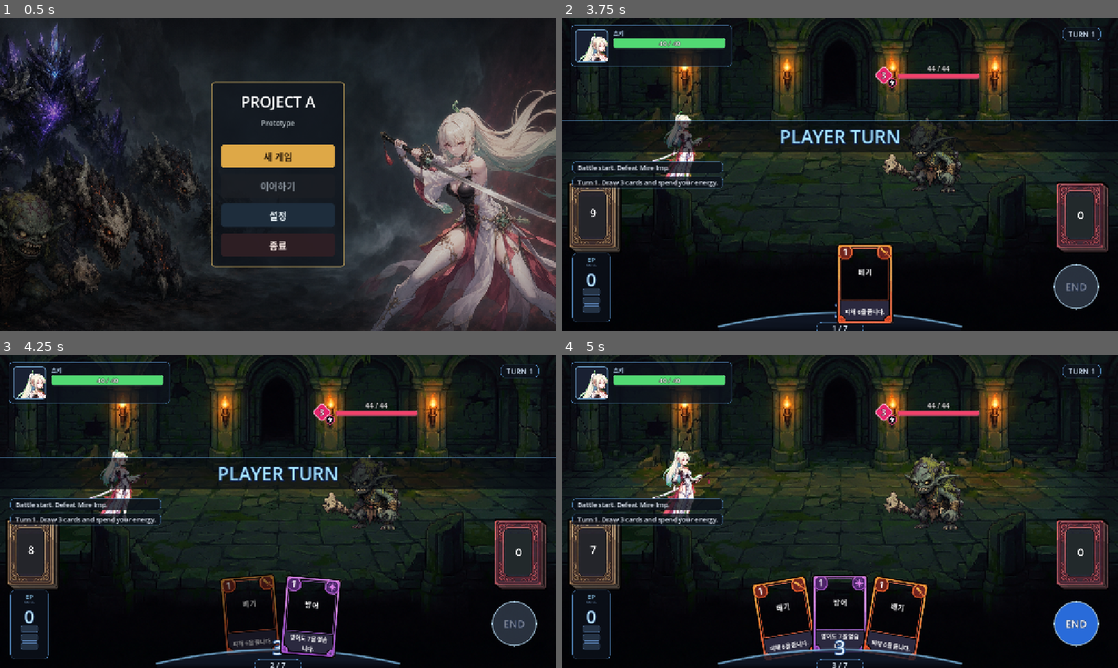
Above: before the commit, frames 1-4 (two rows, left to right).
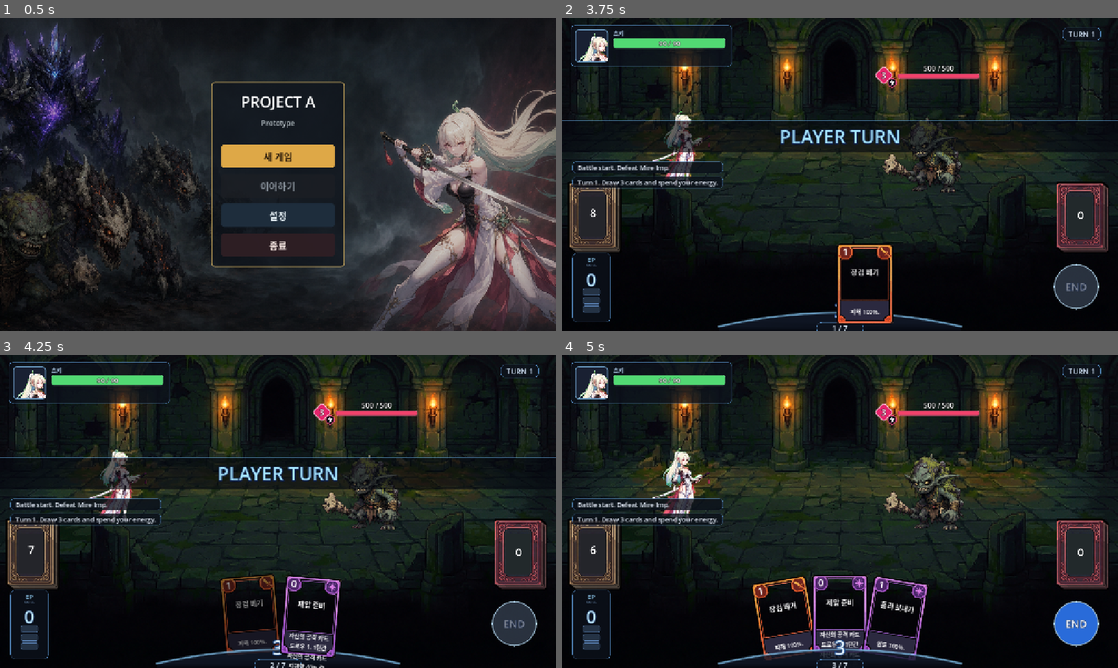
Above: after the commit, the same moments.

Repository: lbk0827/Project_A
Game: Godot game, scene res://scenes/core/main/title_screen.tscn
The game is run twice, just before and just after one commit, with the same random seed, the same clock (stepped at 60 frames per second) and the same inputs.
Inputs (mouse positions are in pixels of both pictures, inside the frame that each line leads up to):
- Up to frame 1 (0.5 s): no input
- Up to frame 2 (3.75 s): click "새 게임" at 0.5 s; click "Start" at 1.25 s; click "Start" at 2 s; click "Battle" at 2.75 s; click "Enter Battle" at 3.5 s
- Up to frame 3 (4.25 s): no input
- Up to frame 4 (5 s): tap Enter (ui_accept) at 4.25, 4.52 s; move the mouse to (962, 495) at 4.27 s; hold Right (ui_right) from 4.28 s (still down); click (962, 495) at 4.42 s

Frame 1 is identical in both runs. In frame 2, 0.3% of the frame differs, in the area x 5-71%, y 7-96%; in frame 3, 0.7%; in frame 4, 1.4%, in the area x 5-71%, y 7-98%.

Commit message:
츠키 개인 카드를 실제 스탯(공격력 %·치명)으로 플레이하도록 배선
프로토타입 고정 카드에서 벗어나, 츠키가 자신의 카드 덱을 실제 스탯 기반
수치로 플레이하도록 효과 런타임을 확장했다. 다중 적과 고급 키워드(영감/
보존/유일/강화)는 이후 단계로 남긴다.

주요 변경
- PlayerStats.tres를 츠키 티어1로 설정(공격 160/방어 45/체력 90/치명
  3%/치명피해 1.25). RunState 시작 HP도 90으로.
- 효과 실행기 확장:
  - 피해 = 공격력 × percent, 이번 턴 공격 버프 반영 후 치명 굴림(×치명피해).
    치명 시 강조 팝업.
  - 실드 = 방어력 × percent.
  - 버프(제압 준비: 이번 턴 공격 카드 피해 +40%), 타입 지정 드로우(공격
    카드), 에너지. 미지원 고급 효과 타입은 무시(카드는 정상 플레이).
- character_cards.json에서 츠키 카드를 런타임 CardData로 로드하는 라이브
  러리 추가. 프로토타입 .tres 카드 상수 제거. requires_target은 단일 적
  피해 효과 유무로 유추.
- RunState 기본 덱을 츠키 덱 9장으로 교체.
- 새 데미지 스케일에 맞춰 몬스터 HP 리스케일(placeholder): Mire Imp 500,
  Bone Crawler 800, Abyssal Crown Guardian 2500. 스탯 테이블도 갱신.

메모
- '모든 적' 카드는 당분간 단일 적 타격. 몬스터 밸런스는 placeholder.

Co-Authored-By: Claude Fable 5 <noreply@anthropic.com>

Diff:
--- a/project-a/data/generated/monster_stats.json
+++ b/project-a/data/generated/monster_stats.json
@@ -2,7 +2,7 @@
 	{
 		"id": "mire_imp",
 		"display_name": "Mire Imp",
-		"max_hp": 44,
+		"max_hp": 500,
 		"attack_power": 0,
 		"defense_power": 0,
 		"crit_rate": 0.0,
@@ -11,7 +11,7 @@
 	{
 		"id": "bone_crawler",
 		"display_name": "Bone Crawler",
-		"max_hp": 52,
+		"max_hp": 800,
 		"attack_power": 0,
 		"defense_power": 0,
 		"crit_rate": 0.0,
@@ -20,7 +20,7 @@
 	{
 		"id": "abyssal_crown_guardian",
 		"display_name": "Abyssal Crown Guardian",
-		"max_hp": 160,
+		"max_hp": 2500,
 		"attack_power": 0,
 		"defense_power": 0,
 		"crit_rate": 0.0,
@@ -29,7 +29,7 @@
 	{
 		"id": "monster_dummy",
 		"display_name": "Training Goblin",
-		"max_hp": 44,
+		"max_hp": 500,
 		"attack_power": 0,
 		"defense_power": 0,
 		"crit_rate": 0.0,
--- a/project-a/data/monsters/AbyssalCrownGuardianStats.tres
+++ b/project-a/data/monsters/AbyssalCrownGuardianStats.tres
@@ -6,7 +6,7 @@
 script = ExtResource("1_stats")
 id = "abyssal_crown_guardian"
 display_name = "Abyssal Crown Guardian"
-max_hp = 160
+max_hp = 2500
 attack_power = 0
 defense_power = 0
 starting_energy = 0
--- a/project-a/data/monsters/BoneCrawlerStats.tres
+++ b/project-a/data/monsters/BoneCrawlerStats.tres
@@ -6,4 +6,4 @@
 script = ExtResource("1_stats")
 id = "bone_crawler"
 display_name = "Bone Crawler"
-max_hp = 52
+max_hp = 800
--- a/project-a/data/monsters/MireImpStats.tres
+++ b/project-a/data/monsters/MireImpStats.tres
@@ -6,4 +6,4 @@
 script = ExtResource("1_stats")
 id = "mire_imp"
 display_name = "Mire Imp"
-max_hp = 44
+max_hp = 500
--- a/project-a/data/player/PlayerStats.tres
+++ b/project-a/data/player/PlayerStats.tres
@@ -6,7 +6,9 @@
 script = ExtResource("1_3q5wk")
 id = "tsuki"
 display_name = "츠키"
-max_hp = 40
-attack_power = 0
-defense_power = 0
+max_hp = 90
+attack_power = 160
+defense_power = 45
 starting_energy = 3
+crit_rate = 0.03
+crit_damage = 1.25
--- a/project-a/scripts/core/ingame.gd
+++ b/project-a/scripts/core/ingame.gd
@@ -17,6 +17,7 @@
 const BATTLE_UI_SCENE := preload("res://scenes/ui/battle_ui.tscn")
 const CARD_VIEW_SCENE := preload("res://scenes/ui/cards/CardView.tscn")
 const DAMAGE_TO_ENEMY_COLOR := Color(1.0, 0.9, 0.4)
+const CRIT_COLOR := Color(1.0, 0.5, 0.1)
 const DAMAGE_TO_PLAYER_COLOR := Color(1.0, 0.35, 0.35)
 const BLOCK_GAIN_COLOR := Color(0.55, 0.8, 1.0)
 const BLOCKED_HIT_COLOR := Color(0.7, 0.75, 0.85)
@@ -30,16 +31,7 @@
 	"bone_crawler": BONE_CRAWLER_DATA,
 	"abyssal_crown_guardian": ABYSSAL_CROWN_GUARDIAN_DATA,
 }
-const CARD_SLASH := preload("res://data/cards/Slash.tres")
-const CARD_GUARD := preload("res://data/cards/Guard.tres")
-const CARD_FOCUS := preload("res://data/cards/Focus.tres")
-const CARD_HEAVY_SLASH := preload("res://data/cards/HeavySlash.tres")
-const CARD_LIBRARY := {
-	"slash": CARD_SLASH,
-	"guard": CARD_GUARD,
-	"focus": CARD_FOCUS,
-	"heavy_slash": CARD_HEAVY_SLASH,
-}
+const CHARACTER_CARDS_PATH := "res://data/generated/character_cards.json"
 const MAP_SCENE_PATH := "res://scenes/map/map_screen.tscn"
 
 @onready var heroine: CharacterBody2D = $Heroine
@@ -60,6 +52,9 @@
 var enemy_hp := 0
 var enemy_block := 0
 var energy := 0
+# Temporary +% bonus to Tsuki's attack-card damage for the current turn.
+var _attack_damage_bonus_percent := 0
+var card_library: Dictionary = {}
 var turn_number := 1
 var enemy_intent_index := 0
 var enemy_action_count_remaining := 0
@@ -85,10 +80,38 @@
 	return get_node_or_null("/root/RunState")
 
 func _ready():
+	card_library = _load_card_library()
 	_setup_scene()
 	_setup_monster(_get_selected_monster_data())
 	_build_ui()
 	_start_battle()
+
+func _load_card_library() -> Dictionary:
+	var library: Dictionary = {}
+	var file := FileAccess.open(CHARACTER_CARDS_PATH, FileAccess.READ)
+	if file == null:
+		return library
+	var parsed: Variant = JSON.parse_string(file.get_as_text())
+	file.close()
+	if not (parsed is Array):
+		return library
+	for entry in parsed:
+		var card := CardData.new()
+		card.id = String(entry.get("id", ""))
+		card.display_name = String(entry.get("display_name", ""))
+		card.cost = int(entry.get("cost", 0))
+		card.text = String(entry.get("text", ""))
+		card.card_type = StringName(String(entry.get("card_type", "skill")))
+		card.effects = entry.get("effects", [])
+		card.requires_target = _derive_requires_target(card.effects)
+		library[card.id] = card
+	return library
+
+func _derive_requires_target(effects: Array) -> bool:
+	for effect in effects:
+		if String(effect.get("type", "")) == "damage" and String(effect.get("target", "enemy")) == "enemy":
+			return true
+	return false
 
 func _setup_scene():
 	player_home_position = heroine.global_position
@@ -190,6 +213,7 @@
 	combat_sequence_active = true
 	player_block = 0
 	energy = PLAYER_STATS.starting_energy
+	_attack_damage_bonus_percent = 0
 	if not is_first_turn:
 		turn_number += 1
 	_log("Turn %d. Draw %d cards and spend your energy." % [turn_number, DRAW_CARDS_PER_TURN])
@@ -205,17 +229,13 @@
 	var run_state := _run_state()
 	if run_state != null:
 		for card_id in run_state.get_deck():
-			if CARD_LIBRARY.has(card_id):
-				deck.append(CARD_LIBRARY[card_id])
+			if card_library.has(card_id):
+				deck.append(card_library[card_id])
 	if deck.is_empty():
-		# Fallback when the scene is run directly without a RunState deck.
-		for _i in range(4):
-			deck.append(CARD_SLASH)
-		for _i in range(3):
-			deck.append(CARD_GUARD)
-		for _i in range(2):
-			deck.append(CARD_FOCUS)
-		deck.append(CARD_HEAVY_SLASH)
+		# Fallback when the scene is run directly without a RunState deck:
+		# one of every card in the library.
+		for card_id in card_library:
+			deck.append(card_library[card_id])
 	return deck
 
 func _draw_cards(amount: int):
@@ -292,18 +312,71 @@
 
 func _apply_instant_effects(effects: Array):
 	for effect in effects:
-		var amount := int(effect.get("amount", 0))
 		match String(effect.get("type", "")):
-			"block":
-				player_block += amount
-				_show_popup(_get_player_screen_position(), "+%d DEF" % amount, BLOCK_GAIN_COLOR, 28)
+			"block", "shield":
+				var block_amount := _compute_shield(effect)
+				player_block += block_amount
+				_show_popup(_get_player_screen_position(), "+%d DEF" % block_amount, BLOCK_GAIN_COLOR, 28)
 			"draw":
-				_draw_cards(amount)
+				_draw_cards_typed(int(effect.get("amount", 0)), String(effect.get("card_type", "")))
 			"energy":
-				energy += amount
-				_show_popup(_get_player_screen_position(), "+%d EP" % amount, Color(0.5, 0.9, 1.0), 28)
+				var gain := int(effect.get("amount", 0))
+				energy += gain
+				_show_popup(_get_player_screen_position(), "+%d EP" % gain, Color(0.5, 0.9, 1.0), 28)
+			"buff":
+				if String(effect.get("buff", "")) == "attack_damage_up":
+					_attack_damage_bonus_percent += int(effect.get("percent", 0))
+					_show_popup(_get_player_screen_position(), "공격 강화", Color(1.0, 0.8, 0.3), 24)
 			"damage":
-				_damage_player(amount)
+				_damage_player(int(effect.get("amount", 0)))
+			# Advanced types (passive, activate_inspiration, ...) are ignored
+			# until the keyword/inspiration runtime is built.
+
+# Computed damage of a single attack effect: percent of attack power (or flat
+# amount), boosted by this turn's attack buff, then rolled for a critical hit.
+func _compute_card_damage(effect: Dictionary) -> Dictionary:
+	var base: int
+	if effect.has("percent"):
+		base = int(round(PLAYER_STATS.attack_power * float(effect["percent"]) / 100.0))
+	else:
+		base = int(effect.get("amount", 0))
+	if _attack_damage_bonus_percent != 0:
+		base = int(round(base * (1.0 + float(_attack_damage_bonus_percent) / 100.0)))
+	var is_crit := randf() < PLAYER_STATS.crit_rate
+	if is_crit:
+		base = int(round(base * PLAYER_STATS.crit_damage))
+	return {"amount": base, "crit": is_crit}
+
+func _compute_shield(effect: Dictionary) -> int:
+	if effect.has("percent"):
+		return int(round(PLAYER_STATS.defense_power * float(effect["percent"]) / 100.0))
+	return int(effect.get("amount", 0))
+
+func _draw_cards_typed(amount: int, card_type: String):
+	if card_type.is_empty():
+		_draw_cards(amount)
+		return
+	for _i in range(amount):
+		if not _draw_typed_card(card_type):
+			return
+
+func _draw_typed_card(card_type: String) -> bool:
+	if hand.size() >= MAX_HAND_SIZE:
+		return false
+	if draw_pile.is_empty():
+		if discard_pile.is_empty():
+			return false
+		draw_pile = discard_pile.duplicate(true)
+		discard_pile.clear()
+		draw_pile.shuffle()
+	for i in range(draw_pile.size() - 1, -1, -1):
+		if String(draw_pile[i].card_type) == card_type:
+			hand.append(draw_pile[i])
+			draw_pile.remove_at(i)
+			return true
+	# No matching type left; draw the top card instead.
+	hand.append(draw_pile.pop_back())
+	return true
 
 func _play_player_attack_sequence(damage_effects: Array):
 	combat_sequence_active = true
@@ -314,7 +387,8 @@
 	for effect in damage_effects:
 		if battle_over:
 			break
-		_damage_enemy(int(effect.get("amount", 0)))
+		var hit := _compute_card_damage(effect)
+		_damage_enemy(int(hit["amount"]), bool(hit["crit"]))
 	await get_tree().create_timer(_get_heroine_motion_value("attack_recover_delay", 0.38)).timeout
 	await _return_player_home()
 	combat_sequence_active = false
@@ -369,7 +443,7 @@
 		return float(value)
 	return fallback
 
-func _damage_enemy(amount: int):
+func _damage_enemy(amount: int, is_crit := false):
 	var incoming: int = amount
 	if enemy_block > 0:
 		var blocked: int = min(enemy_block, incoming)
@@ -383,8 +457,11 @@
 	if incoming > 0:
 		enemy_hp = max(0, enemy_hp - incoming)
 		_log("Enemy takes %d damage." % incoming)
-		_show_popup(_get_monster_screen_position(), str(incoming), DAMAGE_TO_ENEMY_COLOR, 38)
-		_shake_camera(4.0)
+		var dmg_text := ("%d!" % incoming) if is_crit else str(incoming)
+		var dmg_color := CRIT_COLOR if is_crit else DAMAGE_TO_ENEMY_COLOR
+		var dmg_size := 52 if is_crit else 38
+		_show_popup(_get_monster_screen_position(), dmg_text, dmg_color, dmg_size)
+		_shake_camera(7.0 if is_crit else 4.0)
 		damaged_enemy = true
 
 	if enemy_hp <= 0:
--- a/project-a/scripts/core/run_state.gd
+++ b/project-a/scripts/core/run_state.gd
@@ -1,7 +1,7 @@
 extends Node
 
 const START_NODE_ID := "start"
-const STARTING_MAX_HP := 40
+const STARTING_MAX_HP := 90
 
 var current_node_id := START_NODE_ID
 var active_combat_node_id := ""
@@ -36,14 +36,17 @@
 		get_deck().append(card_id)
 
 func _default_deck() -> Array[String]:
+	# Tsuki's starting deck (card id repeated per its copy count).
 	var starter: Array[String] = []
-	for _i in range(4):
-		starter.append("slash")
-	for _i in range(3):
-		starter.append("guard")
-	for _i in range(2):
-		starter.append("focus")
-	starter.append("heavy_slash")
+	starter.append("long_sword_slash")
+	starter.append("long_sword_slash")
+	starter.append("high_speed_slash")
+	starter.append("let_flow")
+	starter.append("suppress_ready")
+	starter.append("steal_slash")
+	starter.append("feint_strike")
+	starter.append("freezing_blade")
+	starter.append("iceberg_cleave")
 	return starter
 
 func start_combat_node(node_id: String, monster_id := ""):
Not shown, changed: project-a/tables/excel/StatTable.xlsx
Not shown, changed: project-a/tools/table_exporter/create_stat_tables.py
